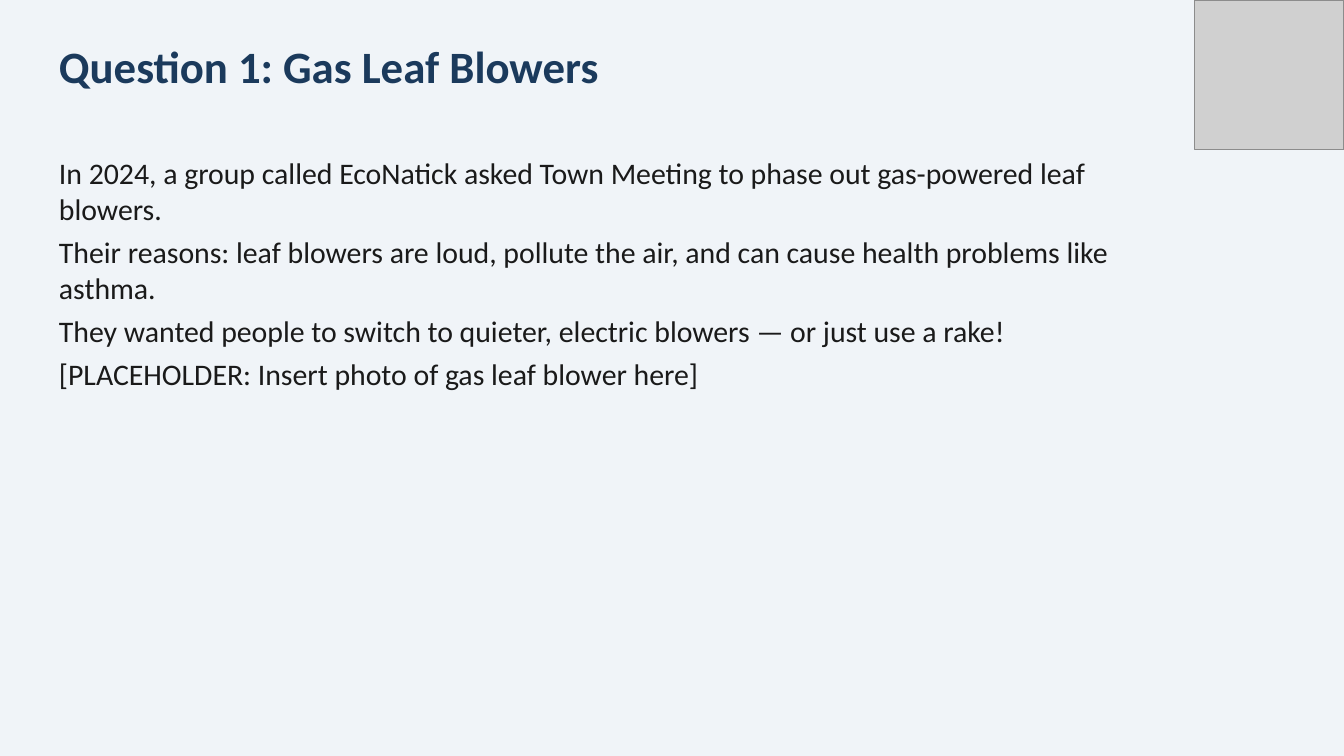
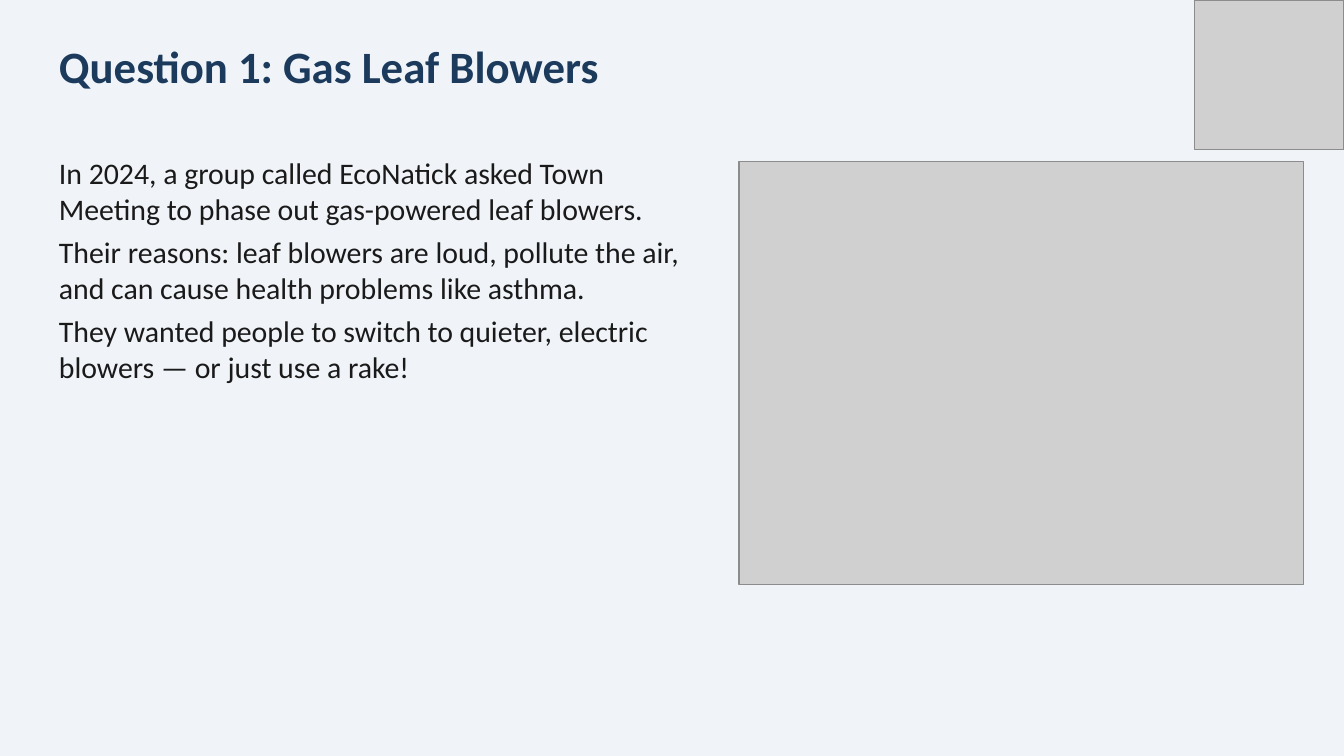
Before and after one commit to connectjeff/natick-curriculum, a slide deck: slide 5 of Town_Meeting_Video_Slides.pptx. Drawn at 1344x756 pixels with LibreOffice and Linux fonts; fonts in the diff are those of the drawing; grey boxes stand for pictures. Boxes give left, top, right and bottom in pixels: in the first picture for what was removed or moved away, otherwise in the second. Text is boxed around its words. In the diff, an @@ line names an element or a change of style, - is before the commit and + after.

```diff
--- a/Town_Meeting_Video_Slides.pptx
+++ b/Town_Meeting_Video_Slides.pptx
@@ picture added at box(739, 161, 1304, 585) @@
@@ text at box(59, 363, 698, 390): paragraph removed @@
-[PLACEHOLDER: Insert photo of gas leaf blower here]
```
Also in this commit, not shown: 3 other files.
